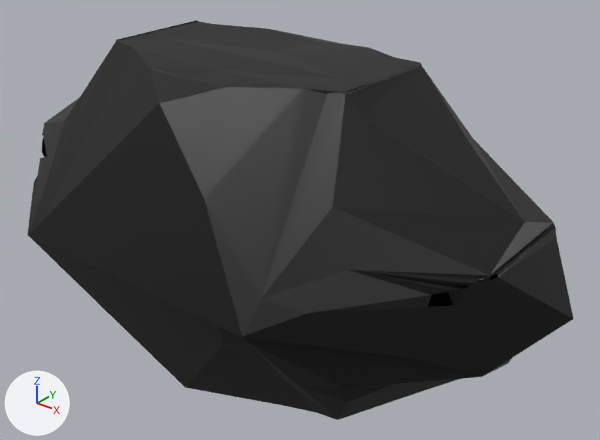
What one commit did to the glTF model public/glb/meteor_blue_silence_crystal_04.glb.
The view is the same before and after, from a 50 mm camera at (7.344, -11.363, -0.623) aimed at (5.954, -9.625, -1.7). Lighting does not change. The marker at lower left points along +X, +Y and +Z. The first picture is the older version.
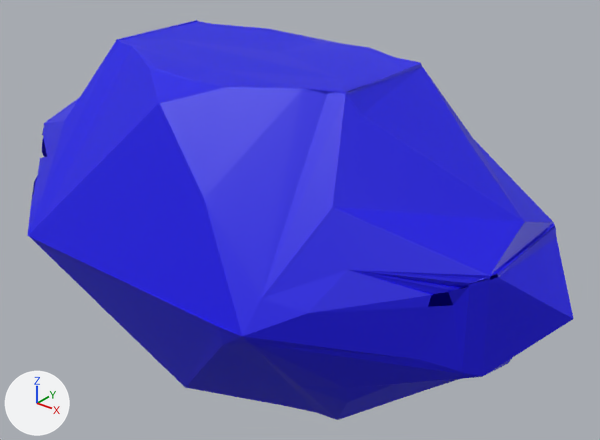
The newer file is also turned or shifted as a whole; pictures and numbers use the older file's frame.

Changed parts and their boxes (x1, y1, x2, y2) in the pictures (600 x 440 px):
'Mesh1.015', recoloured (black to blue)
    both: (27, 20, 574, 420)

The change, as a diff of the scene's bpy script:
```diff
--- a/public/glb/meteor_blue_silence_crystal_04.glb.py
+++ b/public/glb/meteor_blue_silence_crystal_04.glb.py
@@ mat_materiał_006 @@
+mat_materiał_006 = bpy.data.materials.new('Materiał.006')
+mat_materiał_006.use_nodes = True; mat_materiał_006.node_tree.nodes.clear()
+_N = mat_materiał_006.node_tree.nodes; _L = mat_materiał_006.node_tree.links
+n0 = _N.new('ShaderNodeBsdfPrincipled'); n0.name = 'Principled BSDF'
+n0.inputs[0].default_value = (0.00523, 0.000706, 0.8, 1.0)  # 'Base Color', blue #1002e7
+n0.inputs[28].default_value = 1.0  # 'Emission Strength'
+n1 = _N.new('ShaderNodeOutputMaterial'); n1.name = 'Material Output'
+n2 = _N.new('ShaderNodeTexImage'); n2.name = 'Image Texture'
+n2.image = img_emission
+_L.new(n0.outputs[0], n1.inputs[0])  # 'BSDF' to 'Surface'
+_L.new(n2.outputs[0], n0.inputs[27])  # 'Color' to 'Emission Color'
@@ me_mesh1_017 @@
 me_mesh1_017.from_pydata(...)  # 247 vertices, 470 faces; spans x -0.95..0.95, y -0.54..0.55, z -0.49..0.48
-me_mesh1_017.materials.append(mat_materiał_003)
+me_mesh1_017.materials.append(mat_materiał_006)
```
